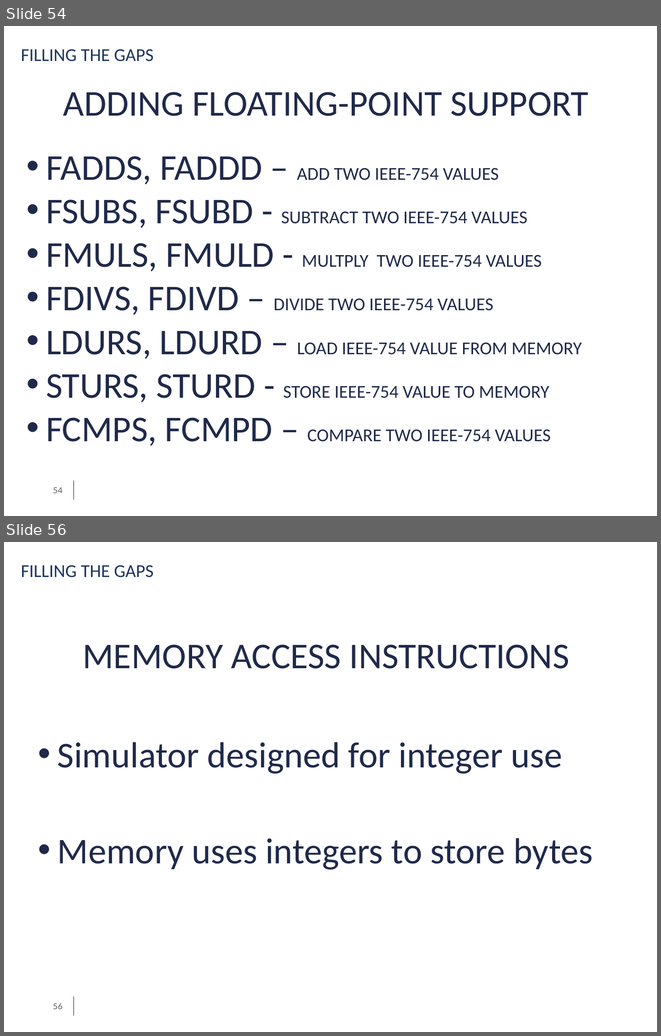
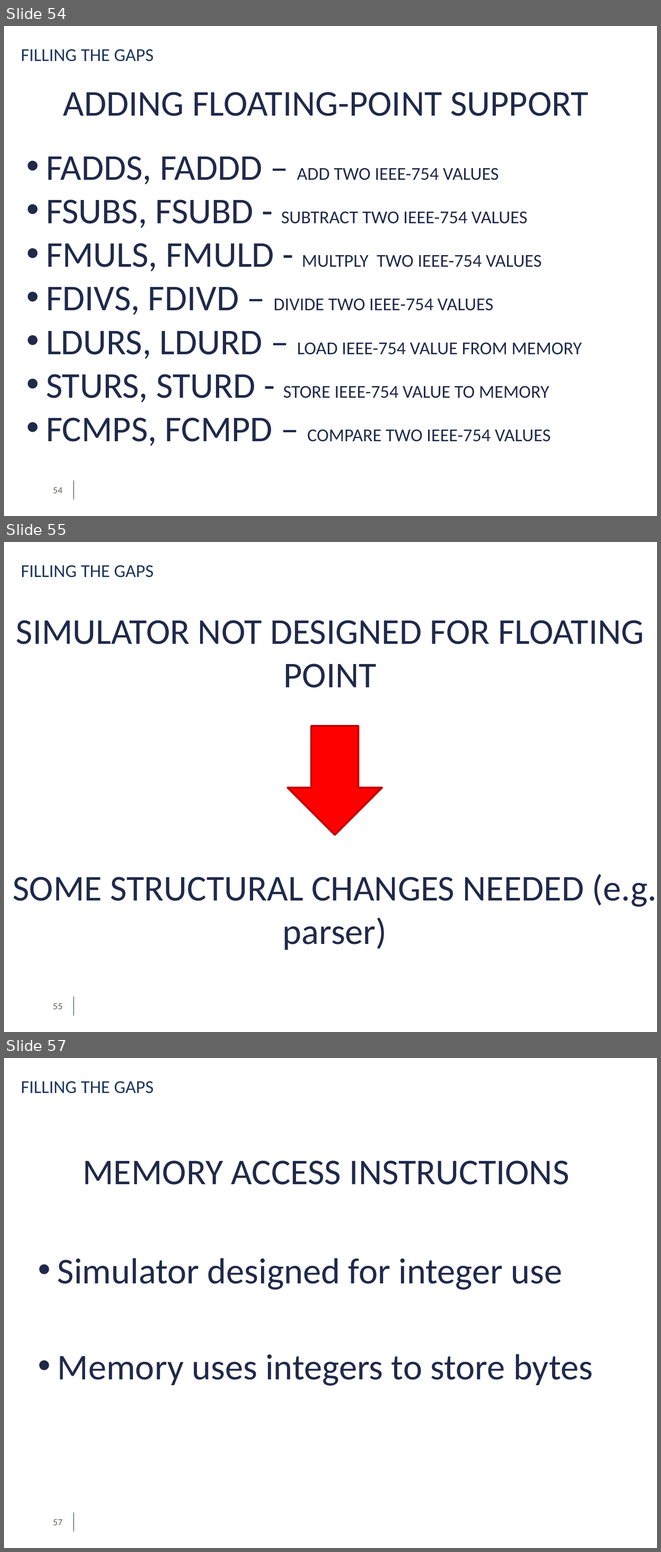
Before and after one commit to simdeistud/bachelors-thesis, a slide deck: SlidesDeiana4_3 -ABRIDGED.pptx. Shown one above the other, each under a label of ours: slides 54 and 56 before the commit, slides 54, 55 and 57 after it; the slides between them are not shown. The pictures are 661x1036 and 661x1552 pixels, drawn with LibreOffice and Linux fonts; fonts in the diff are those of the drawing; background and template pictures are left out. Boxes give left, top, right and bottom in pixels: in the first picture for what was removed or moved away, otherwise in the second. Text is boxed around its words. In the diff, an @@ line names an element or a change of style, - is before the commit and + after.

Commit message:
Improved presentation

```diff
--- a/SlidesDeiana4_3 -ABRIDGED.pptx
+++ b/SlidesDeiana4_3 -ABRIDGED.pptx
@@ slide 55 added at [4,542,657,1032], background #FFFFFF; not listed: 2 template elements that a slide beside it also shows @@
@@ text added at [21,565,154,578], 20 pt, text #1B355E @@
+FILLING THE GAPS
@@ text added at [16,620,644,688], 40 pt, text #1F294A @@
+SIMULATOR NOT DESIGNED FOR FLOATING POINT
@@ right arrow added at [288,726,382,835], fill #FF0000, outline #C00000 2 pt @@
@@ text added at [12,874,657,950], 40 pt, text #1F294A @@
+SOME STRUCTURAL CHANGES NEEDED (e.g. parser)
@@ page number added at [53,1003,62,1009], 9 pt, text #5B5854 @@
+55
@@ what was slide 56 is now slide 57 @@
@@ page number at [53,1519,62,1525]: text changed @@
-56
+57
```
Also in this commit, not shown: 2 slides changed, 1 other file.
